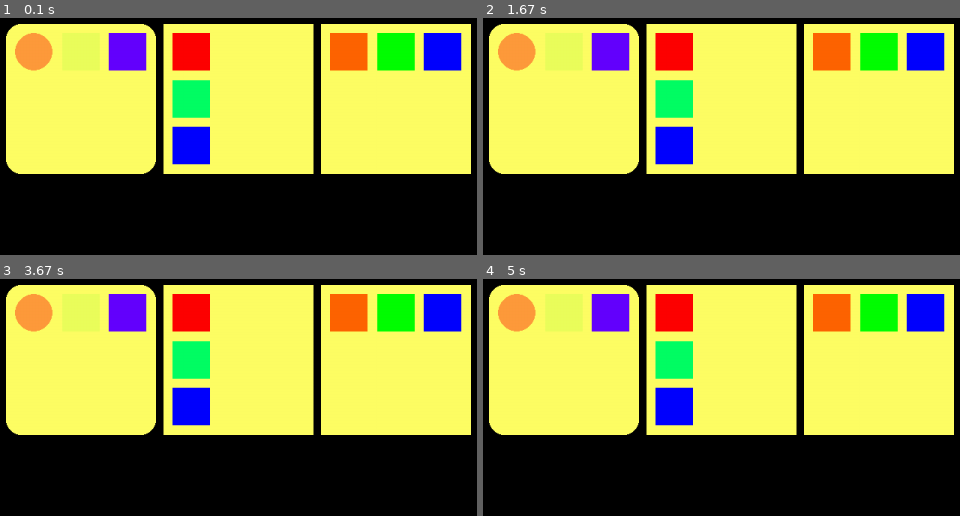
Above: before the commit, frames 1-4 (two rows, left to right).
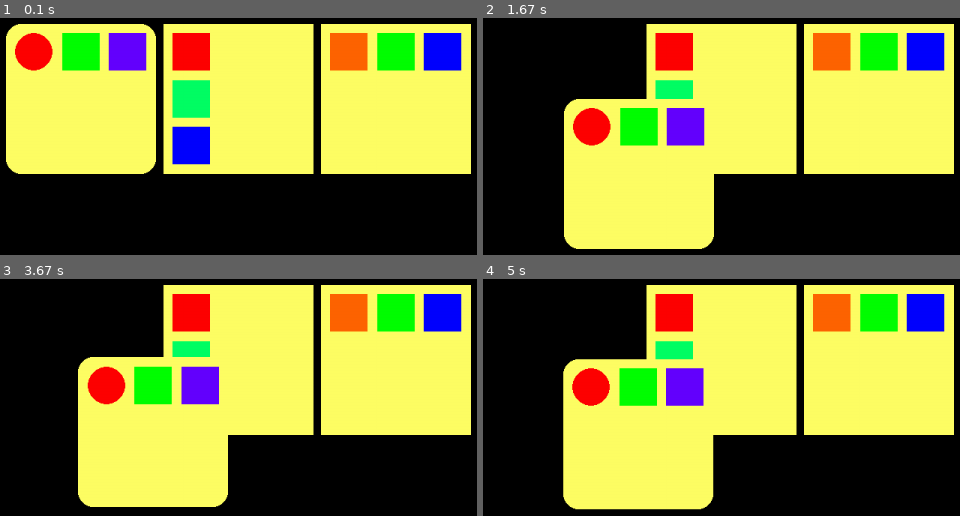
Above: after the commit, the same moments.

Repository: JyleFV/CoshUI
Game: pygame game, started from tests/main_test.py
Same seed, same stepped clock (60 frames per second), same inputs: the game is played once before the commit and once after it.
Inputs:
- Up to frame 1 (0.1 s): no input
- Up to frame 2 (1.67 s): tap Space at 0.33, 0.73, 1.03 s; hold R 0.67-1.13 s
- Up to frame 3 (3.67 s): tap R at 2.17 s; tap Space at 2.57, 2.87, 3.63 s; hold R from 3.57 s (still down)
- Up to frame 4 (5 s): release R at 3.87 s; hold R from 4.67 s (still down); tap Space at 4.73 s

The runs differ from the first frame. In frame 1, 2.3% of the frame differs, in the area x 3-21%, y 6-23%; in frame 2, 30%; in frame 3, 29%; in frame 4, 30%, in the area x 1-49%, y 2-98%.

Commit message:
Implemented animation sytem

Diff:
--- a/src/coshui/animation.py
+++ b/src/coshui/animation.py
@@ -1,8 +1,9 @@
-# Animation-related
 from .nodes import Node
 from .types import ease_in, ease_in_out, ease_linear, ease_out, lerp_float, lerp_tuple
 from .engine import CoshUI
 from .utility import get_nested_attr, set_nested_attr
+from .cui_error import CoshUIError
+import difflib
 
 EASING_MAP = {
         "linear" : ease_linear,
@@ -12,17 +13,17 @@
     }
 
 PROPERTY_MAP = {
-        # Layout
-        "true_scale" : ("layout.true_scale", lerp_float),
-        "true_position" : ("layout.true_position", lerp_tuple),
-        "width" : ("layout.width", lerp_float),
-        "height" : ("layout.height", lerp_float),
-
-        # Style
+        "alpha" : ("style.alpha", lerp_float),
         "scale" : ("style.transform_scale", lerp_float),
         "position" : ("style.transform_position", lerp_tuple),
-        "background_color" : ("style.background_color", lerp_tuple)
+        "background_color" : ("style.background_color", lerp_tuple),
+        "rotation" : ("style.transform_rotation", lerp_float)
     }
+
+PROPERTY_TYPE_MAP = {
+    lerp_float : (int, float),
+    lerp_tuple : tuple
+}
 
 class Tween:
     def __init__(self, n_property : str, target, end_value, duration : float, easing : callable):
@@ -59,12 +60,24 @@
         self.finished = False
 
 def animate(n_property : str, target : Node, end_value, duration : float, easing : str):
+    if n_property not in PROPERTY_MAP:
+        close_match = difflib.get_close_matches(n_property, PROPERTY_MAP.keys(), n=1)
+        raise CoshUIError(f"Unknown property `{n_property}`. Did you mean `{close_match[0] if close_match else "Unknown"}`? Valid properties are: {list(PROPERTY_MAP.keys())}.")
+
+    _, lerp_fn = PROPERTY_MAP[n_property]
+    expected_type = PROPERTY_TYPE_MAP.get(lerp_fn)
+
+    if expected_type and not isinstance(end_value, expected_type):
+        raise CoshUIError(f"Property `{n_property}` expects `{expected_type}`, got `{type(end_value).__name__}`.")
+
+    target_id = target.id
+
     for t in CoshUI._active_tweens:
-        if t.target is target and t.property == n_property and t.end_value == end_value:
+        if t.target.id == target_id and t.property == n_property and t.end_value == end_value:
             return
 
     CoshUI._active_tweens -= {
-        t for t in CoshUI._active_tweens if t.target is target and t.property == n_property
+        t for t in CoshUI._active_tweens if t.target.id == target_id and t.property == n_property
     }
 
     ease_fn = EASING_MAP.get(easing, ease_linear)
--- a/src/coshui/backends/pygame_backend.py
+++ b/src/coshui/backends/pygame_backend.py
@@ -50,7 +50,14 @@
 
     def flush(self, render_stack : list[RenderContext]):
         for data in render_stack:
-            self._draw_rect(data.x + data.transform_x, data.y + data.transform_y, data.width, data.height, data.background_color, data.border_radius, data.alpha)
+            scale = data.transform_scale
+            scaled_w = data.width * scale
+            scaled_h = data.height * scale
+            offset_x = (data.width - scaled_w) / 2
+            offset_y = (data.height - scaled_h) / 2
+            true_x = data.x + data.transform_x + offset_x
+            true_y = data.y + data.transform_y + offset_y
+            self._draw_rect(true_x, true_y, scaled_w, scaled_h, data.background_color, data.border_radius, data.alpha)
 
     def get_size(self) -> tuple[int, int]:
         return pygame.display.get_surface().get_size()
--- a/src/coshui/engine.py
+++ b/src/coshui/engine.py
@@ -13,6 +13,7 @@
     _style_class = {}
     _active_renderer = False
     _default_font = None # TODO: Set this to a default font
+    _last_time : float = 0.0
 
 class CoshUIRenderer:
     def __init__(self, backend : CoshBackend):
@@ -20,7 +21,6 @@
         self.backend = backend
         screen_w, screen_h = self.backend.get_size()
         self.root = Container()
-        self._last_time = time.perf_counter()
 
     def __enter__(self):
         from .utility import update
@@ -29,8 +29,13 @@
             raise CoshUIError("Cannot nest renderer objects.")
 
         now = time.perf_counter()
-        delta = now - self._last_time
-        self._last_time = now
+
+        if CoshUI._last_time == 0.0:
+            delta = 1/60
+        else:
+            delta = now - CoshUI._last_time
+
+        CoshUI._last_time = now
 
         if delta > 0.1:
             delta = 1/60
@@ -52,6 +57,7 @@
         measure(self.root)
         layout(self.root, self.root.layout.true_position[0], self.root.layout.true_position[1]) # index 0 is x, index 1 is y
         render(self.root)
+        CoshUI._render_stack.sort(key=lambda d: d.z_index)
         self.backend.flush(CoshUI._render_stack)
         CoshUI._render_stack.clear()
 
--- a/src/coshui/nodes.py
+++ b/src/coshui/nodes.py
@@ -29,8 +29,8 @@
             CoshUI._active_ids.add(self.id)
             existing = CoshUI._node_map.get(self.id)
             if existing is not None and existing is not self:
-                # existing.stuff = self.stuff
-                pass
+                self.style = existing.style
+
             CoshUI._node_map[self.id] = self
 
         if self.classes:
@@ -81,7 +81,6 @@
                 self.layout.width = max((child.layout.width for child in self.children), default=0)
                 self.layout.height = (sum(child.layout.height for child in self.children) + (self.gap * (len(self.children) - 1)))
 
-
     def get_render_data(self) -> RenderContext:
         x, y = self.layout.true_position
         transform_x, transform_y = self.style.transform_position
@@ -95,7 +94,8 @@
             background_color=self.style.background_color,
             z_index=self.z_index,
             border_radius=self.style.border_radius,
-            alpha=self.style.alpha
+            alpha=self.style.alpha,
+            transform_scale=self.style.transform_scale
         )
 
 @dataclass
--- a/src/coshui/types.py
+++ b/src/coshui/types.py
@@ -1,11 +1,14 @@
+from .cui_error import CoshUIError
 from dataclasses import dataclass, field
 from typing import NamedTuple
 from enum import Enum
 
+# ((0, 0)) ((5, 0))
+# [(0, 5), (0, 0)]
+
 @dataclass
 class CoshLayout:
     true_position : tuple = (0, 0)
-    true_scale : float = 1.0
     width : float = 0.0
     height : float = 0.0
     padding : float = 0.0
@@ -66,13 +69,14 @@
     background_color : tuple | None = None
     border_radius : tuple | None = None
     alpha : int = 0
+    transform_scale : float = 1.0
     # Text
     text : str | None = None
     font : str | None = None
     # Image
     image_path : str | None = None
 
-def lerp_float(start_value, end_value, time):
+def lerp_float(start_value : float | int, end_value, time):
     return start_value + time * (end_value - start_value)
 
 def lerp_tuple(start_tup, end_tup, time):
--- a/src/coshui/utility.py
+++ b/src/coshui/utility.py
@@ -48,14 +48,21 @@
 
     CoshUI._active_tweens -= { t for t in CoshUI._active_tweens if t.finished }
 
-def render(node : Node, is_root : bool = False):
+def render(node : Node, offset_x : float = 0.0, offset_y : float = 0.0, z_offset : int = 0, is_root : bool = False):
     if not is_root:
         data = node.get_render_data()
         if data:
+            data = data._replace(
+                transform_x=data.transform_x + offset_x,
+                transform_y=data.transform_y + offset_y,
+                z_index=data.z_index + z_offset
+                # TODO: Make children inherit scale from the parent as well.
+            )
             CoshUI._render_stack.append(data)
 
+    tx, ty = node.style.transform_position
     for child in node.children:
-        render(child)
+        render(child, offset_x + tx, offset_y + ty, z_offset + node.z_index)
 
 # ================ Layouting and Rendering ================
 
--- a/src/coshui/widgets.py
+++ b/src/coshui/widgets.py
@@ -21,7 +21,8 @@
             background_color=self.style.background_color,
             z_index=self.z_index,
             border_radius=self.style.border_radius,
-            alpha=self.style.alpha
+            alpha=self.style.alpha,
+            transform_scale=self.style.transform_scale
         )
 
 class Label(Element):
--- a/tests/main_test.py
+++ b/tests/main_test.py
@@ -1,5 +1,4 @@
 from coshui import *
-from coshui.engine import CoshUI
 import pygame
 
 WIDTH, HEIGHT = 1200, 900
@@ -10,9 +9,9 @@
 def UI(screen : pygame.Surface):
     with CoshUIRenderer(PygameBackend(screen)):
         with Container(sizing=CoshSizing.FIT, layout=CoshLayout(padding=20), gap=10):
-            with Container(sizing=CoshSizing.FIXED, gap=12.5, id="container1", layout=CoshLayout(width=200, height=200, padding=12.5), style=CoshStyling(background_color=(255, 255, 100, 255), border_radius=20)):
-                Button(id="element", layout=CoshLayout(width=50, height=50), style=CoshStyling(background_color=(255, 0, 0, 100), border_radius=100))
-                Button(id="element2", layout=CoshLayout(width=50, height=50), style=CoshStyling(background_color=(0, 255, 0, 20)))
+            with Container(z_index=10, sizing=CoshSizing.FIXED, gap=12.5, id="container1", layout=CoshLayout(width=200, height=200, padding=12.5), style=CoshStyling(background_color=(255, 255, 100), border_radius=20)):
+                Button(z_index=1, id="element", layout=CoshLayout(width=50, height=50), style=CoshStyling(background_color=(255, 0, 0), border_radius=100))
+                Button(z_index=0, id="element2", layout=CoshLayout(width=50, height=50), style=CoshStyling(background_color=(0, 255, 0)))
                 Button(layout=CoshLayout(width=50, height=50), style=CoshStyling(background_color=(100, 0, 255)))
             with Container(direction=CoshDirection.COLUMN,sizing=CoshSizing.FIXED, gap=12.5, id="container2", layout=CoshLayout(width=200, height=200, padding=12.5), style=CoshStyling(background_color=(255, 255, 100, 255))):
                 Button(layout=CoshLayout(width=50, height=50), style=CoshStyling(background_color=(255, 0, 0)))
@@ -34,6 +33,11 @@
         for event in pygame.event.get():
             if event.type == pygame.QUIT:
                 running = False
+            if event.type == pygame.KEYDOWN:
+                if event.key == pygame.K_SPACE:
+                    animate("position", get_node("container1"), (100, 100), 0.35, "linear")
+                if event.key == pygame.K_r:
+                    animate("position", get_node("container1"), (0, 0), 0.35, "ease_in")
 
         screen.fill(BLACK)  # Clear the screen
 
